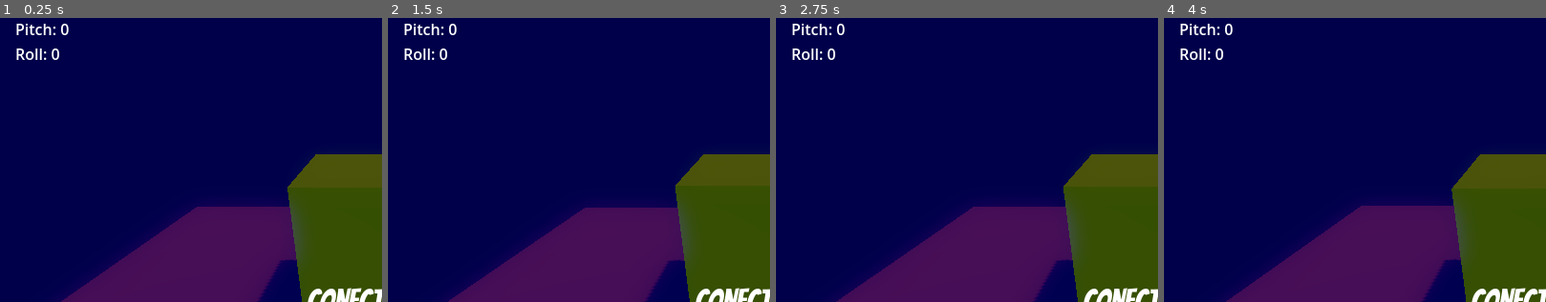
Above: before the commit, frames 1-4 (left to right).
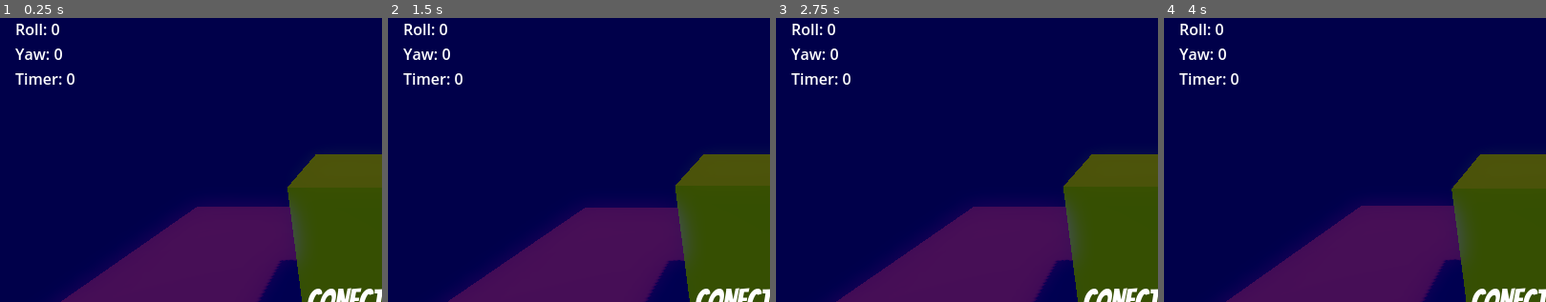
Above: after the commit, the same moments.

Repository: luisfpatrocinio/MNR2025-UDPCubeGame-Godot
Game: Godot game, scene res://Scenes/MainScreen.tscn
Two runs of this game, one before a commit and one after it. Both use one fixed random seed, a clock stepped at 60 frames per second and the inputs below.
Inputs:
- Up to frame 1 (0.25 s): no input
- Up to frame 2 (1.5 s): tap Enter at 0.5 s; tap Space at 1.25 s
- Up to frame 3 (2.75 s): tap Enter at 2 s
- Up to frame 4 (4 s): tap Space at 2.75 s; tap Enter at 3.5 s
The pictures show only the part of the screen within x 0-50%, y 0-50%; the shares and areas given below are measured in that part.

The runs differ from the first frame. In frame 1, 0.9% of the frame differs, in the area x 4-20%, y 2-24%; in frame 2, 0.9%; in frame 3, 0.9%; in frame 4, 0.9%.

Commit message:
feat: implement connection reliability and yaw control - Add heartbeat system to detect connection status - Add yaw control to input dictionary - Change broadcast port to 4469 - Improve connection status feedback with new signals - Add connection lost handling in MainScreen - Optimize cube rotation interpolation - Add debug information for yaw and heartbeat timer

Diff:
--- a/ConnectionManager/ConnectionManager.gd
+++ b/ConnectionManager/ConnectionManager.gd
@@ -1,7 +1,7 @@
 extends Node
 
 const BROADCAST_IP = "192.168.137.255";
-const BROADCAST_PORT = 1234;
+const BROADCAST_PORT = 4469;
 
 ## Porta UDP na qual o servidor irá escutar conexões.
 const PORT = 5000;
@@ -16,6 +16,7 @@
 var inputDict: Dictionary = {
 	"roll": 0,
 	"pitch": 0,
+	"yaw": 0,
 	"faceNo": 0,
 	"rolling": false
 }
@@ -38,15 +39,28 @@
 # Sinal para quando a face muda
 signal faceChanged;
 
+signal connectionLost;
+
+signal heartbeat;
+
 ## Gerencia pacotes recebidos e atualiza o dicionário de inputs com base no tipo de pacote.
 ## Pacotes que começam com "A" contêm dados do analógico.
 ## Pacotes que começam com "B" indicam um botão pressionado.
 func managePacket(packet: String):
 	# Checar se a mensagem é um ack
 	if packet == "udp_handshake_ack":
-		print("CONEXÃO ESTABELECIDA!");
+		print("[ConnectionManager] CONEXÃO ESTABELECIDA!");
 		connectionEstablished = true;
-		return ;
+		return;
+
+	if packet == "heartbeat":
+		print("[ConnectionManager] Received Heartbeat")
+		send_data("heartbeat_ack");
+		$HeartbeatTimer.stop();
+		$HeartbeatTimer.start();
+		emit_signal("heartbeat");
+		connectionEstablished = true;
+		return;
 
 	# Se a mensagem não for um ack, processa o pacote
 	var _firstChar = packet[0];
@@ -79,8 +93,10 @@
 		"R":
 			var _roll = int(packet.split_floats("|", false).slice(1)[0]);
 			var _pitch = int(packet.split_floats("|", false).slice(1)[1]);
+			var _yaw = int(packet.split_floats("|", false).slice(1)[2]);
 			inputDict["roll"] = _roll;
 			inputDict["pitch"] = _pitch;
+			inputDict["yaw"] = _yaw;
 
 ## Inicia o servidor para escutar conexões na porta especificada.
 func _ready() -> void:
@@ -109,6 +125,8 @@
 		peers.append(peer)
 
 		emit_signal("playerConnected", peer.get_packet_ip());
+
+		$HeartbeatTimer.start();
 	else:
 		# Atualiza os pacotes recebidos dos peers existentes
 		update_peers_and_packets()
@@ -139,7 +157,7 @@
 	for peer: PacketPeerUDP in peers:
 		var _ip = peer.get_packet_ip()
 		var _msg = message.to_utf8_buffer();
-		print("Sending to %s | Message: %s" % [_ip, message])
+		print("[ConnectionManager] Sending to %s | Message: %s" % [_ip, message])
 		peer.put_packet(_msg);
 
 
@@ -154,3 +172,8 @@
 		client.put_packet("udp_handshake".to_utf8_buffer());
 		print("Enviando broadcast para %s ..." % [BROADCAST_IP]);
 		return ;
+
+
+func _on_heartbeat_timer_timeout() -> void:
+	emit_signal("connectionLost");
+	connectionEstablished = false;
--- a/ConnectionManager/ConnectionManager.tscn
+++ b/ConnectionManager/ConnectionManager.tscn
@@ -8,4 +8,8 @@
 [node name="SendBroadcastTimer" type="Timer" parent="."]
 autostart = true
 
+[node name="HeartbeatTimer" type="Timer" parent="."]
+wait_time = 5.0
+
 [connection signal="timeout" from="SendBroadcastTimer" to="." method="sendBroadcast"]
+[connection signal="timeout" from="HeartbeatTimer" to="." method="_on_heartbeat_timer_timeout"]
--- /dev/null
+++ b/Scenes/Title.tscn
@@ -0,0 +1,50 @@
+[gd_scene load_steps=7 format=3 uid="uid://dn75od55dgf87"]
+
+[ext_resource type="Script" uid="uid://bs3aesj8geyxu" path="res://Scripts/World.gd" id="1_tochr"]
+
+[sub_resource type="StandardMaterial3D" id="StandardMaterial3D_ewbgq"]
+albedo_color = Color(1, 0.662745, 0, 1)
+
+[sub_resource type="ProceduralSkyMaterial" id="ProceduralSkyMaterial_ewbgq"]
+sky_horizon_color = Color(0.662243, 0.671743, 0.686743, 1)
+ground_horizon_color = Color(0.662243, 0.671743, 0.686743, 1)
+
+[sub_resource type="Sky" id="Sky_0prsd"]
+sky_material = SubResource("ProceduralSkyMaterial_ewbgq")
+
+[sub_resource type="Environment" id="Environment_ip4yt"]
+background_mode = 1
+background_color = Color(0, 0, 0.270588, 1)
+sky = SubResource("Sky_0prsd")
+ambient_light_source = 2
+ambient_light_color = Color(0, 1, 1, 1)
+ambient_light_energy = 2.0
+reflected_light_source = 1
+tonemap_mode = 2
+tonemap_white = 6.9
+glow_enabled = true
+
+[sub_resource type="StandardMaterial3D" id="StandardMaterial3D_0prsd"]
+albedo_color = Color(0.662745, 0, 1, 1)
+
+[node name="World" type="Node3D"]
+script = ExtResource("1_tochr")
+
+[node name="PatroCube" type="CSGBox3D" parent="."]
+material_override = SubResource("StandardMaterial3D_ewbgq")
+size = Vector3(2, 2, 2)
+
+[node name="Camera3D" type="Camera3D" parent="."]
+transform = Transform3D(-3.1999e-08, -0.5, 0.866025, -4.37114e-08, 0.866025, 0.5, -1, -2.18557e-08, -4.95676e-08, 5, 3, 0)
+
+[node name="WorldEnvironment" type="WorldEnvironment" parent="."]
+environment = SubResource("Environment_ip4yt")
+
+[node name="DirectionalLight3D" type="DirectionalLight3D" parent="."]
+transform = Transform3D(-0.866023, -0.433016, 0.250001, 0, 0.499998, 0.866027, -0.500003, 0.749999, -0.43301, 0, 0, 0)
+shadow_enabled = true
+
+[node name="Floor" type="CSGBox3D" parent="."]
+transform = Transform3D(1, 0, 0, 0, 1, 0, 0, 0, 1, 0, -2, 0)
+size = Vector3(10, 2, 10)
+material = SubResource("StandardMaterial3D_0prsd")
--- a/Scripts/MainScreen.gd
+++ b/Scripts/MainScreen.gd
@@ -14,6 +14,8 @@
 func _ready() -> void:
 	ConnectionManager.connect("playerConnected", _onPlayerConnected);
 	ConnectionManager.connect("faceChanged", _onFaceChanged);
+	ConnectionManager.connect("connectionLost", _onConnectionLost);
+	ConnectionManager.connect("heartbeat", _onHeartbeat);
 	disconnectBlock.visible = true;
 	cubePanel.visible = false;
 
@@ -23,9 +25,18 @@
 	disconnectBlock.visible = false;
 	cubePanel.visible = true;
 
+func _onHeartbeat() -> void:
+	disconnectBlock.visible = false;
+
+	pass
+
 func _onFaceChanged(_newFaceValue) -> void:
 	print("Nova face: %d" % [_newFaceValue]);
 	SetCubeFace(_newFaceValue);
+
+func _onConnectionLost() -> void:
+	print("Conexão perdida.");
+	disconnectBlock.visible = true;
 
 func _process(_delta: float) -> void:
 	# Toggle Debug Mode
@@ -34,6 +45,7 @@
 
 	var _roll = ConnectionManager.inputDict["roll"];
 	var _pitch = ConnectionManager.inputDict["pitch"];
+	var _yaw = ConnectionManager.inputDict["yaw"]
 
 	# Rotate cube - Pitch
 	var _newRotationY = -90 / 11 * _roll;
@@ -45,13 +57,16 @@
 	#print("New rotation: %f, %f" % [_newRotationX, _newRotationY]);
 
 	# patroCube.rotation = patroCube.rotation.move_toward(Vector3(_newRotationX, _newRotationY, 0), 0.20);
-	patroCube.rotation.x = move_toward(patroCube.rotation.x, _newRotationX, 0.05);
-	patroCube.rotation.z = move_toward(patroCube.rotation.z, _newRotationY, 0.05);
-	patroCube.position.y = lerp(patroCube.position.y, 2.0 * float(ConnectionManager.inputDict["rolling"]), 0.10)
+	patroCube.rotation.x = lerp(patroCube.rotation.x, _newRotationX, 0.05);
+	patroCube.rotation.z = lerp(patroCube.rotation.z, _newRotationY, 0.05);
+	#patroCube.rotation.y = deg_to_rad(_yaw);
+	patroCube.position.y = lerp(patroCube.position.y, 2.0 * float(ConnectionManager.inputDict["rolling"]), 0.01)
 
 	debugLabel.text = "DEBUG:\n";
 	debugLabel.text += "Pitch: %d\n" % ConnectionManager.inputDict["pitch"];
 	debugLabel.text += "Roll: %d\n" % ConnectionManager.inputDict["roll"];
+	debugLabel.text += "Yaw: %d\n" % ConnectionManager.inputDict["yaw"];
+	debugLabel.text += "Timer: %d\n" % ConnectionManager.get_node("HeartbeatTimer").time_left;
 	pass
 
 func SetCubeFace(_newCubeFace) -> void:
